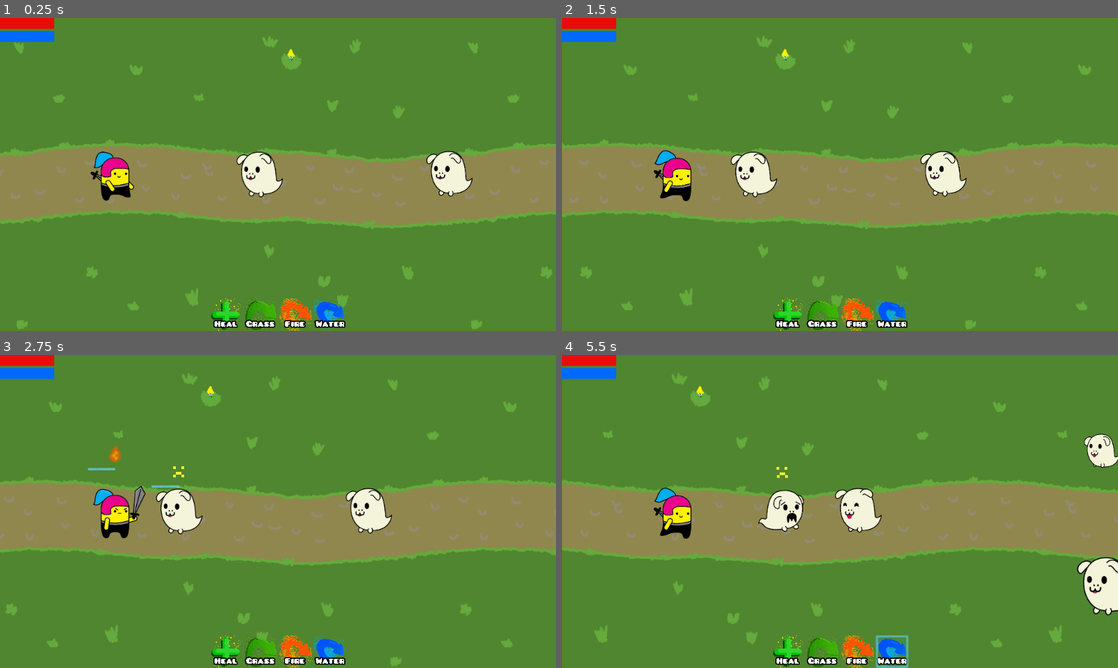
Above: before the commit, frames 1-4 (two rows, left to right).
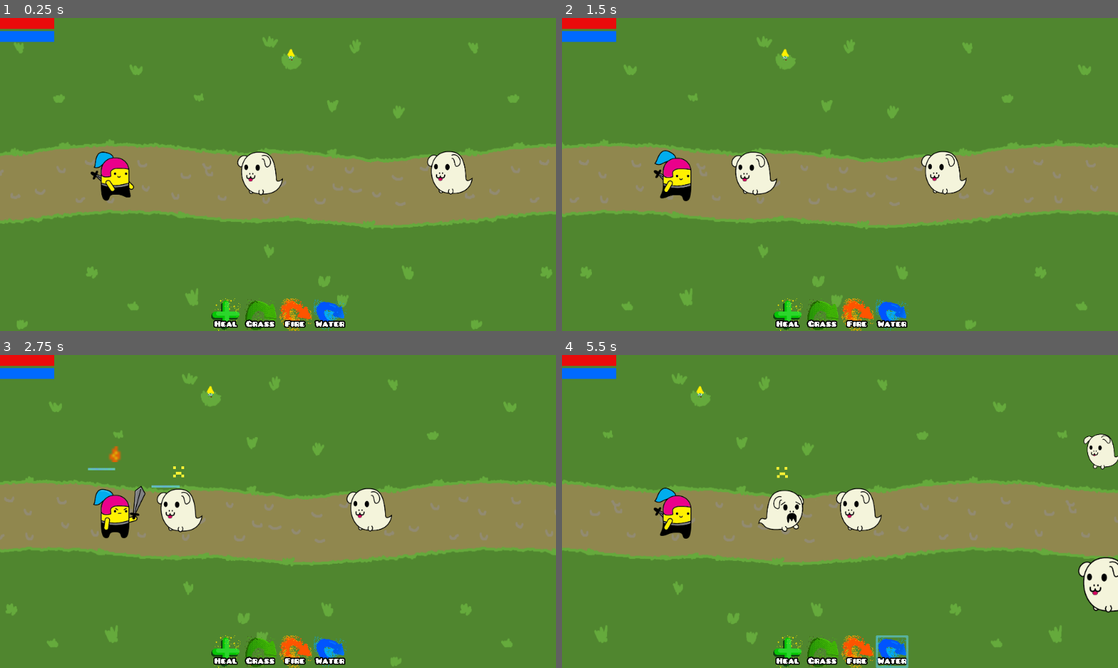
Above: after the commit, the same moments.

Repository: danreeves/godot-wild-jam-33
Game: Godot game, scene res://Main.tscn
The game is run twice, just before and just after one commit, with the same random seed, the same clock (stepped at 60 frames per second) and the same inputs. The engine's default icon, where the game draws it, is replaced by a stand-in: a white triangle on a blue panel in a dark square.
Inputs (mouse positions are in pixels of both pictures, inside the frame that each line leads up to):
- Up to frame 1 (0.25 s): no input
- Up to frame 2 (1.5 s): move the mouse to (806, 174) at 0.52 s; click (806, 174) at 0.67 s; move the mouse to (956, 174) at 1.27 s; click (956, 174) at 1.42 s
- Up to frame 3 (2.75 s): move the mouse to (116, 511) at 2.02 s; click (116, 511) at 2.17 s
- Up to frame 4 (5.5 s): move the mouse to (789, 652) at 2.77 s; click (789, 652) at 2.92 s; move the mouse to (823, 652) at 3.52 s; click (823, 652) at 3.67 s; move the mouse to (856, 652) at 4.27 s; click (856, 652) at 4.42 s; move the mouse to (890, 652) at 5.02 s; click (890, 652) at 5.17 s

The runs differ from the first frame. In frame 1, 0.3% of the frame differs, in the area x 42-83%, y 43-58%; in frame 2, 0.3%; in frame 3, 0.3%; in frame 4, 0.5%, in the area x 49-100%, y 25-84%.

Commit message:
better title

Diff:
--- a/Main.tscn
+++ b/Main.tscn
@@ -31,7 +31,7 @@
 scale = Vector2( 0.5, 0.5 )
 frames = ExtResource( 4 )
 animation = "idle"
-frame = 3
+frame = 6
 playing = true
 flip_h = true
 
@@ -42,7 +42,7 @@
 scale = Vector2( 0.5, 0.5 )
 frames = ExtResource( 4 )
 animation = "idle"
-frame = 3
+frame = 6
 playing = true
 flip_h = true
 
@@ -53,7 +53,7 @@
 scale = Vector2( 0.5, 0.5 )
 frames = ExtResource( 4 )
 animation = "idle"
-frame = 8
+frame = 11
 playing = true
 flip_h = true
 
@@ -64,7 +64,7 @@
 scale = Vector2( 0.5, 0.5 )
 frames = ExtResource( 4 )
 animation = "idle"
-frame = 1
+frame = 4
 playing = true
 flip_h = true
 
--- a/UI/HUD.tscn
+++ b/UI/HUD.tscn
@@ -1,18 +1,8 @@
-[gd_scene load_steps=7 format=2]
+[gd_scene load_steps=4 format=2]
 
 [ext_resource path="res://UI/ManaBar.gd" type="Script" id=1]
-[ext_resource path="res://UI/Fonts/Augusta.ttf" type="DynamicFontData" id=2]
 [ext_resource path="res://health.png" type="Texture" id=3]
 [ext_resource path="res://mana.png" type="Texture" id=4]
-
-[sub_resource type="DynamicFont" id=1]
-size = 80
-use_filter = true
-font_data = ExtResource( 2 )
-
-[sub_resource type="DynamicFont" id=2]
-size = 45
-font_data = ExtResource( 2 )
 
 [node name="HUD" type="CanvasLayer"]
 
@@ -62,47 +52,3 @@
 __meta__ = {
 "_edit_use_anchors_": false
 }
-
-[node name="TitleScreen" type="Control" parent="Window"]
-visible = false
-margin_right = 40.0
-margin_bottom = 40.0
-__meta__ = {
-"_edit_use_anchors_": false
-}
-
-[node name="ColorRect" type="ColorRect" parent="Window/TitleScreen"]
-margin_right = 1025.0
-margin_bottom = 575.0
-color = Color( 0.247059, 0.713726, 0.482353, 1 )
-__meta__ = {
-"_edit_use_anchors_": false
-}
-
-[node name="Label" type="Label" parent="Window/TitleScreen"]
-margin_right = 1025.0
-margin_bottom = 382.0
-custom_fonts/font = SubResource( 1 )
-custom_colors/font_color = Color( 0.823529, 0.72549, 0.0823529, 1 )
-custom_colors/font_color_shadow = Color( 0, 0, 0, 1 )
-custom_constants/shadow_offset_x = 4
-custom_constants/shadow_as_outline = 0
-text = "Livin' On A Prayer"
-align = 1
-valign = 1
-__meta__ = {
-"_edit_use_anchors_": false
-}
-
-[node name="TitleButtonPlay" type="Button" parent="Window/TitleScreen"]
-margin_left = 395.615
-margin_top = 309.131
-margin_right = 595.615
-margin_bottom = 409.131
-custom_fonts/font = SubResource( 2 )
-custom_colors/font_color = Color( 0.823529, 0.72549, 0.0823529, 1 )
-text = "PLAY"
-flat = true
-__meta__ = {
-"_edit_use_anchors_": false
-}
--- /dev/null
+++ b/UI/TitleScreen.tscn
@@ -0,0 +1,97 @@
+[gd_scene load_steps=5 format=2]
+
+[ext_resource path="res://PixelatedPusab.ttf" type="DynamicFontData" id=1]
+
+[sub_resource type="StyleBoxEmpty" id=3]
+
+[sub_resource type="DynamicFont" id=4]
+size = 80
+font_data = ExtResource( 1 )
+
+[sub_resource type="DynamicFont" id=2]
+size = 45
+font_data = ExtResource( 1 )
+
+[node name="TitleScreen" type="Control"]
+anchor_right = 1.0
+anchor_bottom = 1.0
+__meta__ = {
+"_edit_use_anchors_": false
+}
+
+[node name="TextureRect" type="TextureRect" parent="."]
+anchor_right = 1.0
+anchor_bottom = 1.0
+__meta__ = {
+"_edit_use_anchors_": false
+}
+
+[node name="RichTextLabel" type="RichTextLabel" parent="."]
+anchor_right = 1.0
+anchor_bottom = 1.0
+custom_styles/normal = SubResource( 3 )
+custom_fonts/normal_font = SubResource( 4 )
+custom_colors/default_color = Color( 0.94902, 0.803922, 0.027451, 1 )
+custom_colors/selection_color = Color( 0, 0, 0, 1 )
+custom_colors/font_color_shadow = Color( 0, 0, 0, 1 )
+custom_constants/shadow_offset_x = 6
+custom_constants/shadow_offset_y = 6
+bbcode_enabled = true
+bbcode_text = "[wave amp=13 rate=13][center]Livin' On A Prayer:
+The Donkening"
+text = "Livin' On A Prayer:
+The Donkening"
+__meta__ = {
+"_edit_use_anchors_": false
+}
+
+[node name="VBoxContainer" type="VBoxContainer" parent="."]
+anchor_right = 1.0
+anchor_bottom = 1.0
+margin_top = 213.0
+alignment = 1
+__meta__ = {
+"_edit_use_anchors_": false
+}
+
+[node name="HBoxContainer" type="HBoxContainer" parent="VBoxContainer"]
+margin_top = 127.0
+margin_right = 1024.0
+margin_bottom = 179.0
+alignment = 1
+__meta__ = {
+"_edit_use_anchors_": false
+}
+
+[node name="TitleButtonPlay" type="Button" parent="VBoxContainer/HBoxContainer"]
+margin_left = 441.0
+margin_right = 583.0
+margin_bottom = 52.0
+custom_fonts/font = SubResource( 2 )
+custom_colors/font_color = Color( 0.823529, 0.72549, 0.0823529, 1 )
+text = "PLAY"
+flat = true
+__meta__ = {
+"_edit_use_anchors_": false
+}
+
+[node name="HBoxContainer2" type="HBoxContainer" parent="VBoxContainer"]
+margin_top = 183.0
+margin_right = 1024.0
+margin_bottom = 235.0
+alignment = 1
+__meta__ = {
+"_edit_use_anchors_": false
+}
+
+[node name="TitleButtonQuit" type="Button" parent="VBoxContainer/HBoxContainer2"]
+margin_left = 446.0
+margin_right = 577.0
+margin_bottom = 52.0
+custom_fonts/font = SubResource( 2 )
+custom_colors/font_color = Color( 0.823529, 0.72549, 0.0823529, 1 )
+text = "QUIT"
+flat = true
+__meta__ = {
+"_edit_use_anchors_": false
+}
